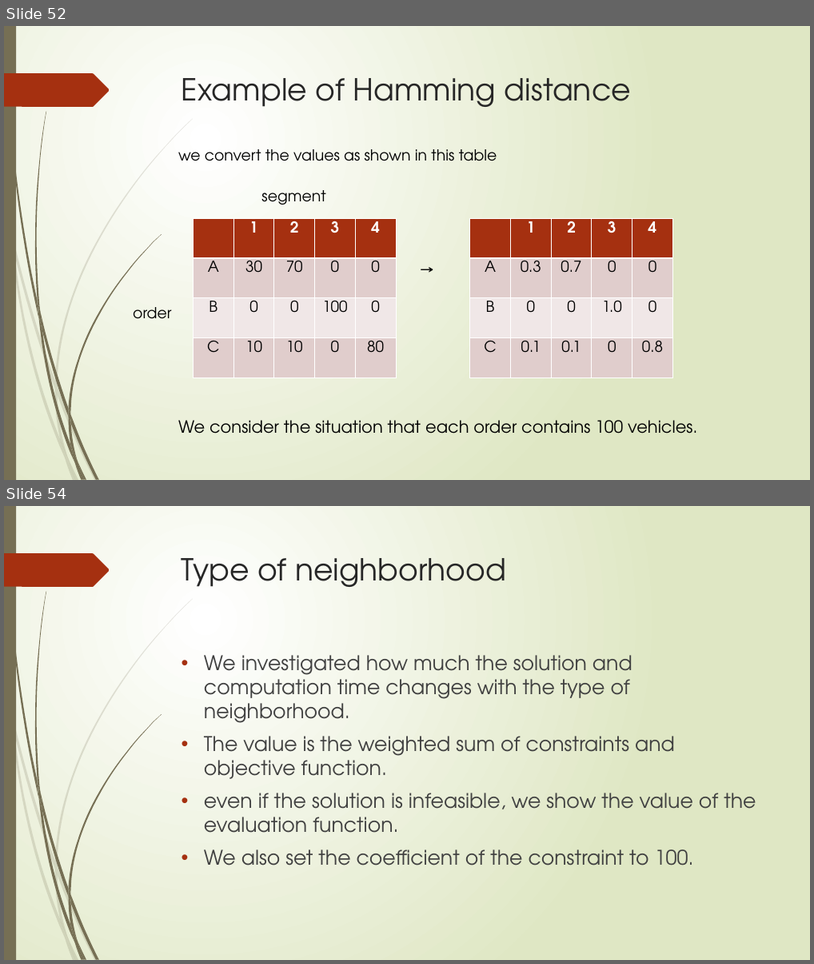
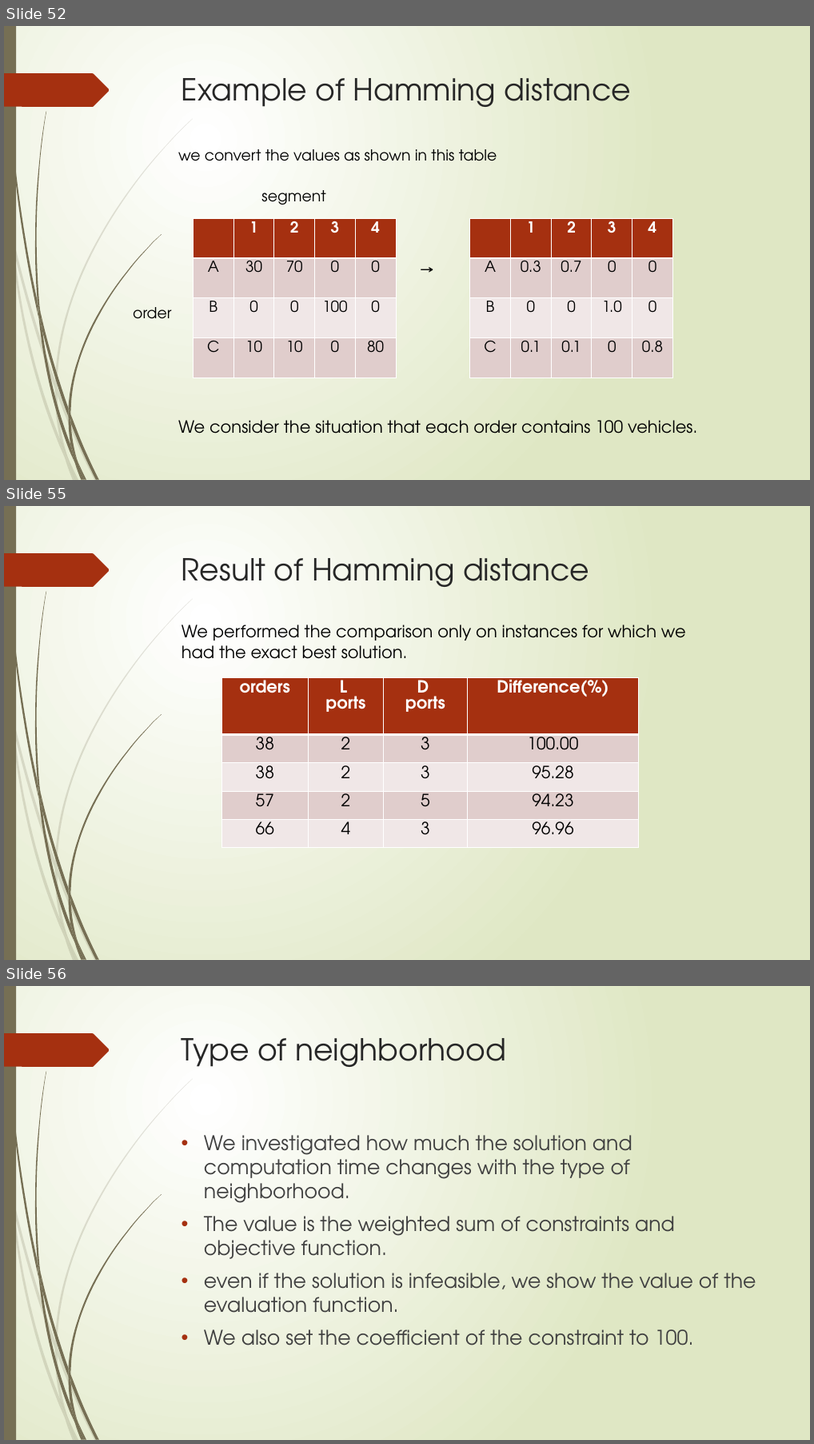
Before and after one commit to r-kurosu/kline_new, a slide deck: 竹田_修論発表.pptx. Shown one above the other, each under a label of ours: slides 52 and 54 before the commit, slides 52, 55 and 56 after it; the slides between them are not shown. The pictures are 814x964 and 814x1444 pixels, drawn with LibreOffice and Linux fonts; fonts in the diff are those of the drawing. Boxes give left, top, right and bottom in pixels: in the first picture for what was removed or moved away, otherwise in the second. Text is boxed around its words. In the diff, an @@ line names an element or a change of style, - is before the commit and + after.

```diff
--- a/竹田_修論発表.pptx
+++ b/竹田_修論発表.pptx
@@ slide 55 added at [4,506,810,960], background gradient #FFFFFF to #DFE8C4; not listed: 24 template elements that a slide beside it also shows @@
@@ title added at [182,558,590,587], 36 pt, text #262626 @@
+Result of Hamming distance
@@ text added at [182,624,686,659], 20 pt, text #000000 @@
+We performed the comparison only on instances for which we had the exact best solution.
@@ table added at [222,678,639,848], 5 rows, 4 columns @@
+orders | L / ports | D / ports | Difference(%)
+38 | 2 | 3 | 100.00
+38 | 2 | 3 | 95.28
+57 | 2 | 5 | 94.23
+66 | 4 | 3 | 96.96
@@ what was slide 54 is now slide 56 @@
```
Also in this commit, not shown: 1 other slide added.
